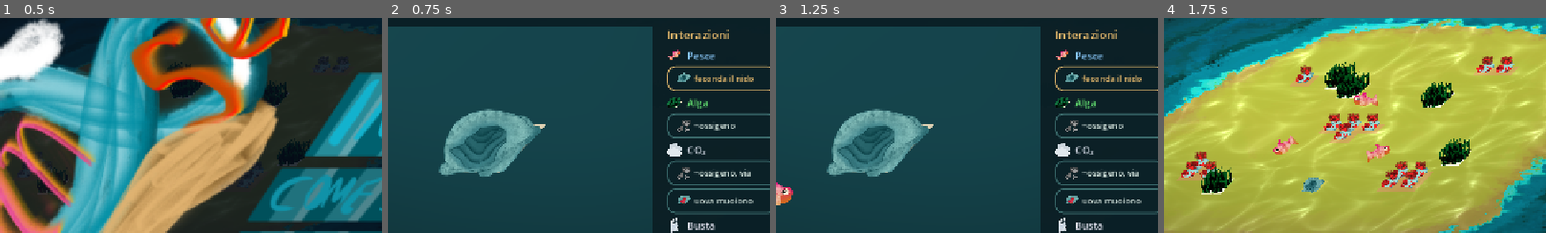
Above: before the commit, frames 1-4 (left to right).
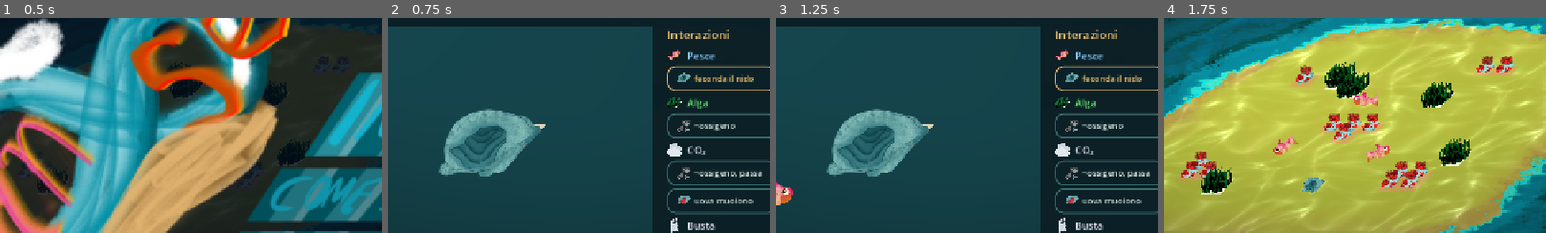
Above: after the commit, the same moments.

Repository: TakFog/rgj2026
Game: Godot game, scene res://main/main.tscn
The game is run twice, just before and just after one commit, with the same random seed, the same clock (stepped at 60 frames per second) and the same inputs. Sound files missing from this copy of the repository are replaced by a short silence.
Inputs (mouse positions are % of the whole screen's width and height, from its top left):
- Up to frame 1 (0.5 s): no input
- Up to frame 2 (0.75 s): click (81, 46) at 0.5 s
- Up to frame 3 (1.25 s): no input
- Up to frame 4 (1.75 s): click "Inizia" at 1.25 s
The pictures show only the part of the screen within x 25-75%, y 23-73%; the shares and areas given below are measured in that part.

Frame 1 is identical in both runs. In frame 2, 0.1% of the frame differs, in the area x 92-98%, y 70-75%; in frame 3, 0.1%; in frame 4, nothing differs.

Commit message:
Let CO2 clouds pass through corals
Corals no longer destroy a CO2 cloud on first contact. The cloud now keeps
travelling through the reef and damages every coral it touches once, which
matches how the threat is meant to sweep across the island. The old behaviour
is still available through the co2_dies_on_coral debug flag (now off by
default).

The tutorial vignette no longer makes the cloud vanish on the coral, and the
GDD interaction table documents the new default.

Diff:
--- a/core/tutorial_interactions.gd
+++ b/core/tutorial_interactions.gd
@@ -35,8 +35,8 @@
 	{
 		"id": &"co2_coral", "group": "CO₂", "agent": "CO₂",
 		"agent_id": &"co2", "target": "Corallo", "target_id": &"coral",
-		"short": "−ossigeno, via", "color": Color(0.75, 0.78, 0.82),
-		"agent_end": "vanish", "target_end": "damage",
+		"short": "−ossigeno, passa", "color": Color(0.75, 0.78, 0.82),
+		"agent_end": "pass", "target_end": "damage",
 	},
 	{
 		"id": &"co2_algae", "group": "CO₂", "agent": "CO₂",
--- a/data/balance_actors.gd
+++ b/data/balance_actors.gd
@@ -100,9 +100,10 @@
 @export var co2_interval_cold := 30.0
 @export var co2_interval_hot := 8.0
 @export var co2_coral_damage := 50.0
-## If true the cloud disappears after damaging its first coral; if false it keeps
-## going and damages every coral it touches, each one only once.
-@export var co2_dies_on_coral := true
+## If true the cloud disappears after damaging its first coral. Default false:
+## it keeps going through the reef and damages every coral it touches, each one
+## only once.
+@export var co2_dies_on_coral := false
 @export var bag_radius := 16.0
 @export var bag_speed := 20.0
 @export var bag_turn_noise := 2.0
--- a/data/balance_actors.tres
+++ b/data/balance_actors.tres
@@ -13,6 +13,7 @@
 collapse_grace_seconds = 7.0
 co2_interval_cold = 22.0
 co2_interval_hot = 5.0
+co2_dies_on_coral = false
 bag_interval = 28.0
 cyclone_interval_cold = 70.0
 cyclone_interval_hot = 18.0
--- a/tests/unit/test_threat_rules.gd
+++ b/tests/unit/test_threat_rules.gd
@@ -11,23 +11,21 @@
 	return ThreatRules.resolve(kind, target, actors, nest_has_eggs, already_hit)
 
 
-func test_co2_damages_coral_and_disappears() -> void:
+func test_co2_damages_coral_and_goes_through() -> void:
 	var outcome := _resolve(ThreatSchedule.Type.CO2, ThreatRules.Target.CORAL)
 	assert_eq(outcome.effect, ThreatRules.Effect.DAMAGE_CORAL)
 	assert_almost(outcome.amount, 50.0)
+	assert_false(outcome.threat_dies, "corals must not destroy the cloud")
+
+
+func test_co2_dies_on_coral_when_the_debug_flag_is_on() -> void:
+	actors.co2_dies_on_coral = true
+	var outcome := _resolve(ThreatSchedule.Type.CO2, ThreatRules.Target.CORAL)
+	assert_eq(outcome.effect, ThreatRules.Effect.DAMAGE_CORAL)
 	assert_true(outcome.threat_dies)
 
 
-func test_co2_keeps_going_after_coral_when_flag_is_off() -> void:
-	actors.co2_dies_on_coral = false
-	var outcome := _resolve(ThreatSchedule.Type.CO2, ThreatRules.Target.CORAL)
-	assert_eq(outcome.effect, ThreatRules.Effect.DAMAGE_CORAL)
-	assert_almost(outcome.amount, 50.0)
-	assert_false(outcome.threat_dies)
-
-
-func test_co2_damages_the_same_coral_only_once_when_flag_is_off() -> void:
-	actors.co2_dies_on_coral = false
+func test_co2_damages_the_same_coral_only_once_while_passing_through() -> void:
 	var outcome := _resolve(ThreatSchedule.Type.CO2, ThreatRules.Target.CORAL, false, true)
 	assert_eq(outcome.effect, ThreatRules.Effect.NOTHING)
 	assert_false(outcome.threat_dies)
Not shown, changed: docs/GDD.md
